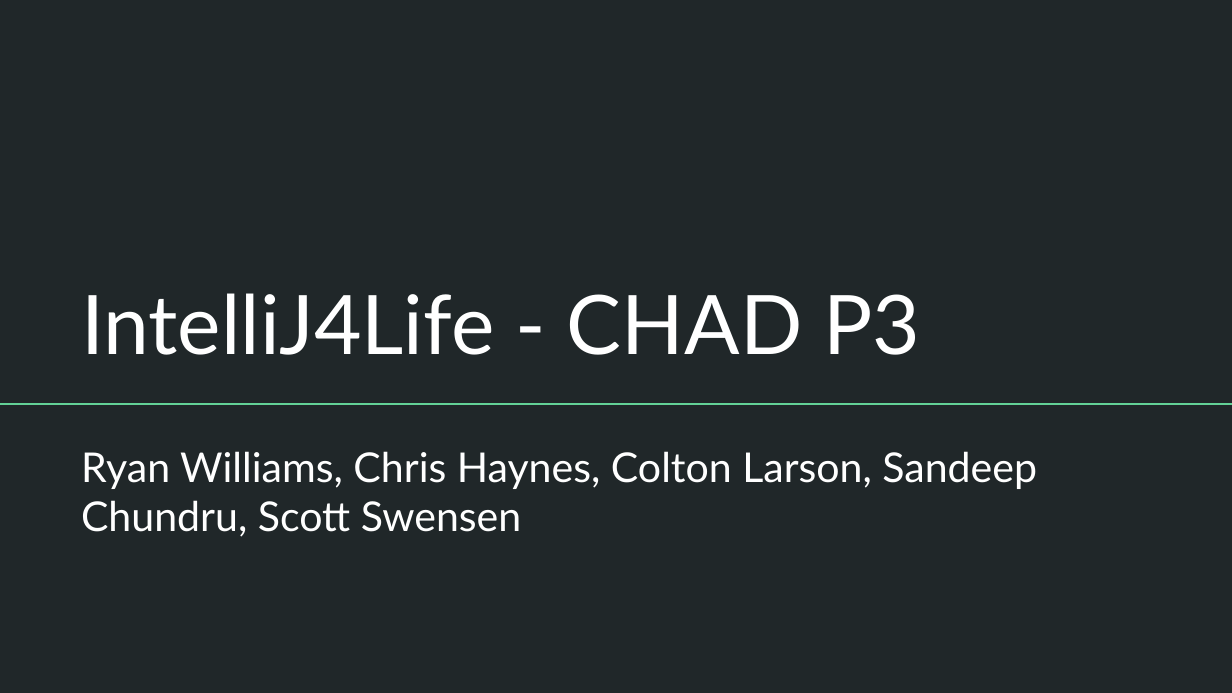
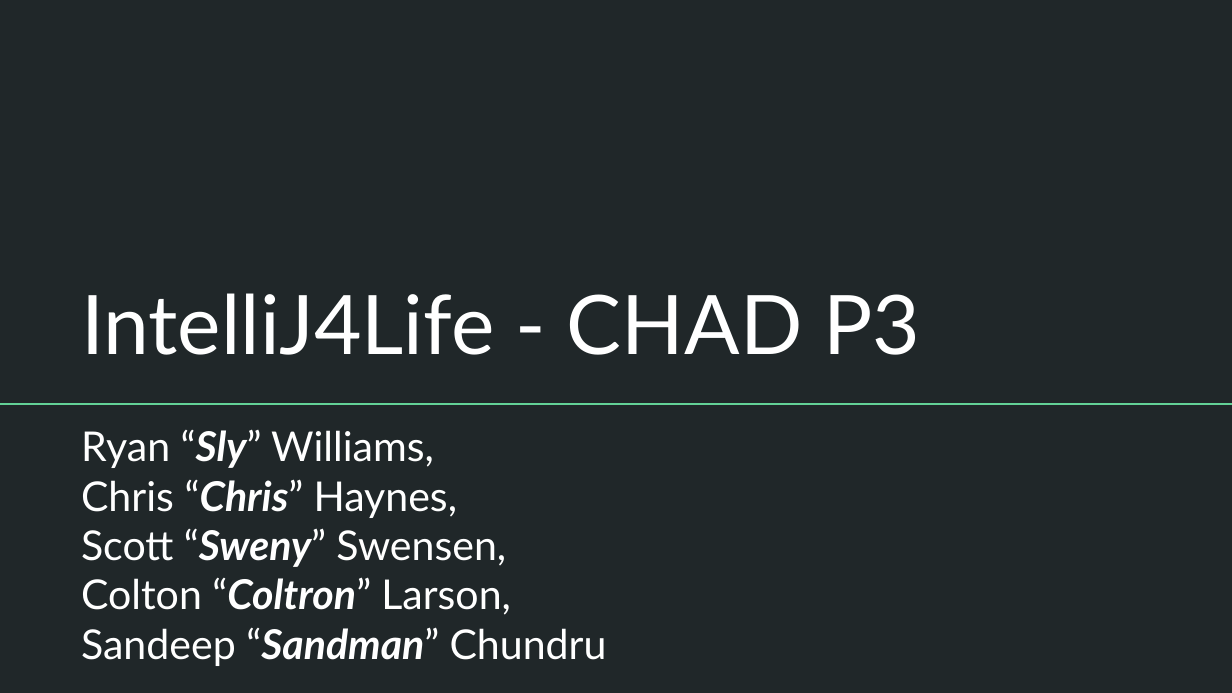
Before and after one commit to sswensen/Chad-An-Online-Chess-Variation, a slide deck: slide 1 of P3/IntelliJ4Life _P3.pptx. Drawn at 1232x693 pixels with LibreOffice and Linux fonts; fonts in the diff are those of the drawing; background and template pictures are left out. Boxes give left, top, right and bottom in pixels: in the first picture for what was removed or moved away, otherwise in the second. Text is boxed around its words. In the diff, an @@ line names an element or a change of style, - is before the commit and + after.

Commit message:
added updated presentation

```diff
--- a/P3/IntelliJ4Life _P3.pptx
+++ b/P3/IntelliJ4Life _P3.pptx
@@ subtitle at box(81, 429, 607, 666): text changed @@
-Ryan Williams, Chris Haynes, Colton Larson, Sandeep Chundru, Scott Swensen
+Ryan “Sly” Williams,
+Chris “Chris” Haynes,
+Scott “Sweny” Swensen,
+Colton “Coltron” Larson,
+Sandeep “Sandman” Chundru
```
Also in this commit, not shown: 2 other slides changed, 7 slides added.
